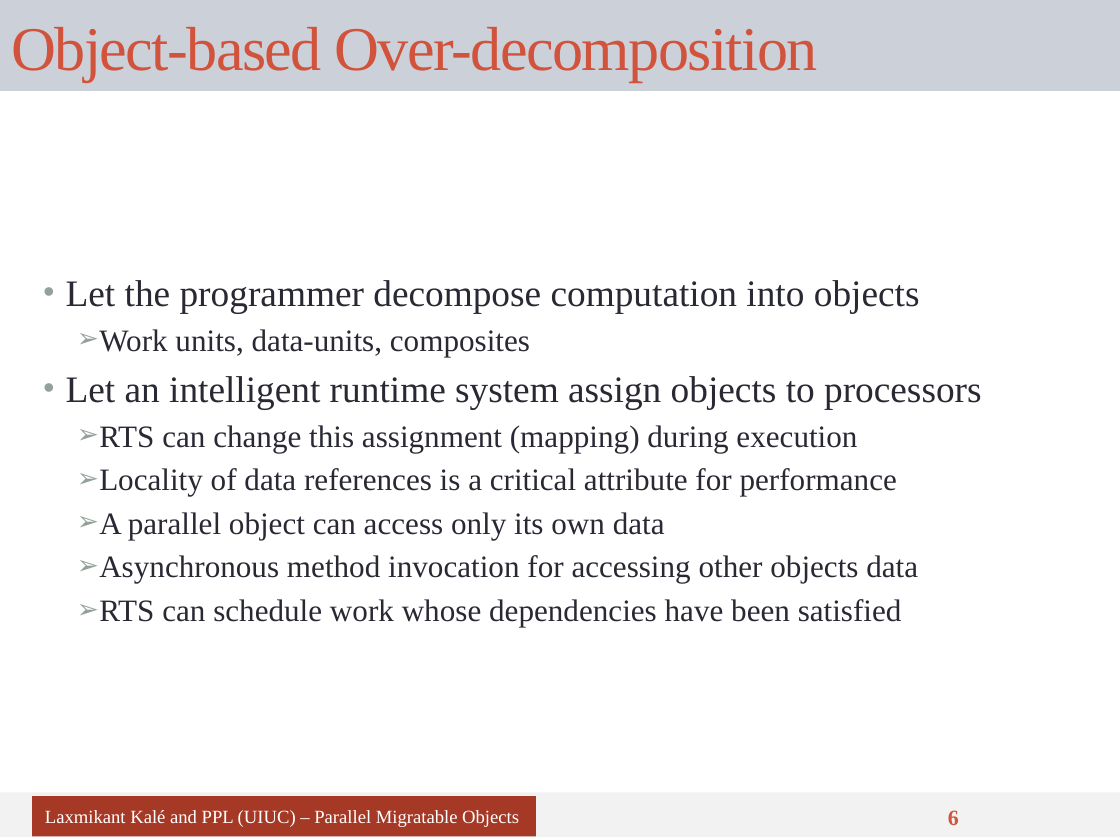
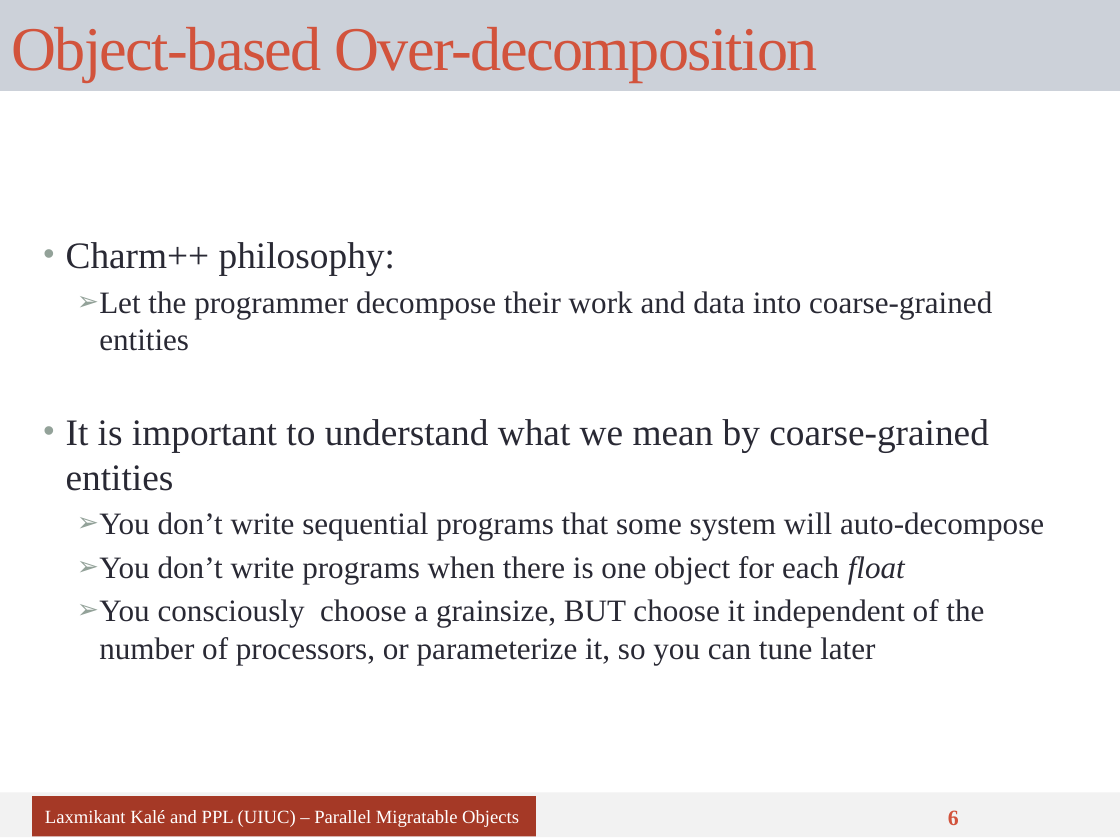
Before and after one commit to UIUC-PPL/charm_tutorial, a slide deck: slide 6 of tutorial-05-overdecomposition.pptx. Drawn at 1120x840 pixels with LibreOffice and Linux fonts; fonts in the diff are those of the drawing. Boxes give left, top, right and bottom in pixels: in the first picture for what was removed or moved away, otherwise in the second. Text is boxed around its words. In the diff, an @@ line names an element or a change of style, - is before the commit and + after.

Commit message:
Update grain size

```diff
--- a/tutorial-05-overdecomposition.pptx
+++ b/tutorial-05-overdecomposition.pptx
@@ text at [66,242,1044,665]: text changed @@
-• Let the programmer decompose computation into objects
-  ➢ Work units, data-units, composites
-• Let an intelligent runtime system assign objects to processors
-  ➢ RTS can change this assignment (mapping) during execution
-  ➢ Locality of data references is a critical attribute for performance
-  ➢ A parallel object can access only its own data
-  ➢ Asynchronous method invocation for accessing other objects data
-  ➢ RTS can schedule work whose dependencies have been satisfied
+• Charm++ philosophy:
+  ➢ Let the programmer decompose their work and data into coarse-grained entities
+• It is important to understand what we mean by coarse-grained entities
+  ➢ You don’t write sequential programs that some system will auto-decompose
+  ➢ You don’t write programs when there is one object for each float
+  ➢ You consciously choose a grainsize, BUT choose it independent of the number of processors, or parameterize it, so you can tune later
```
Also in this commit, not shown: 1 slide added.
